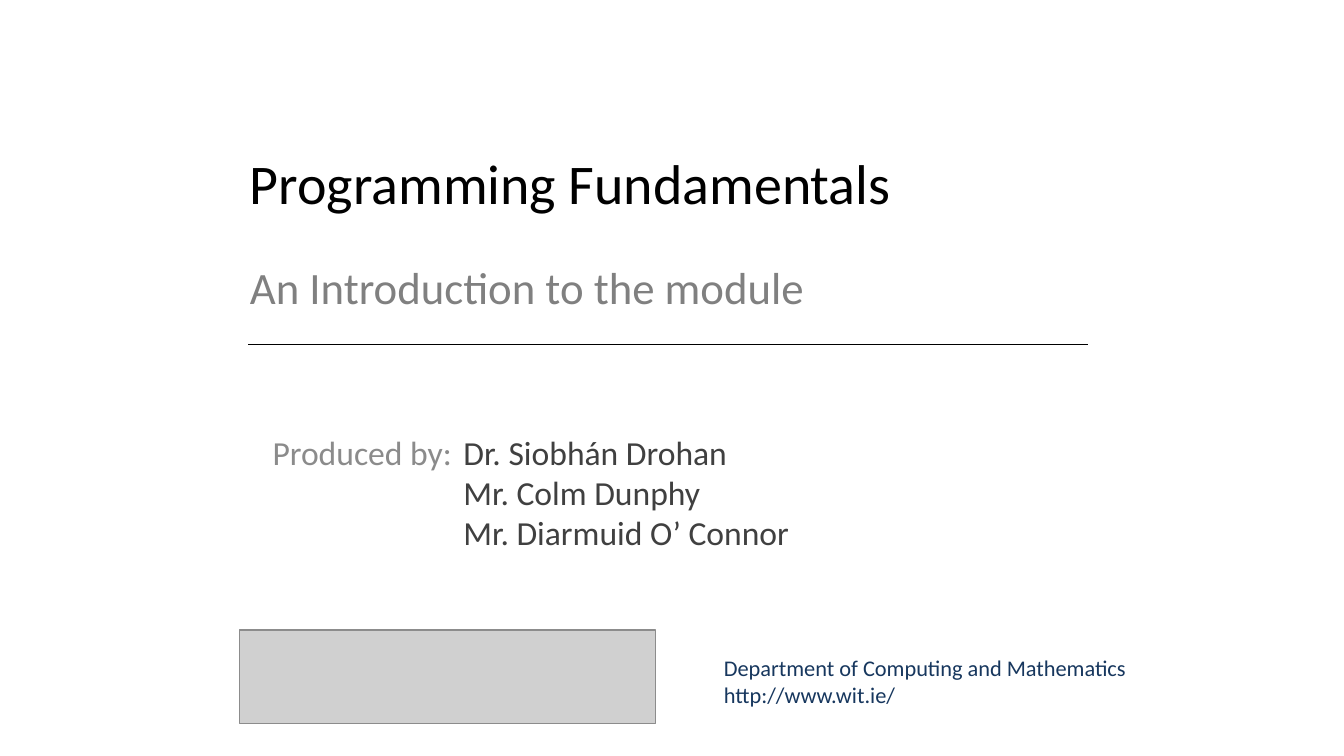
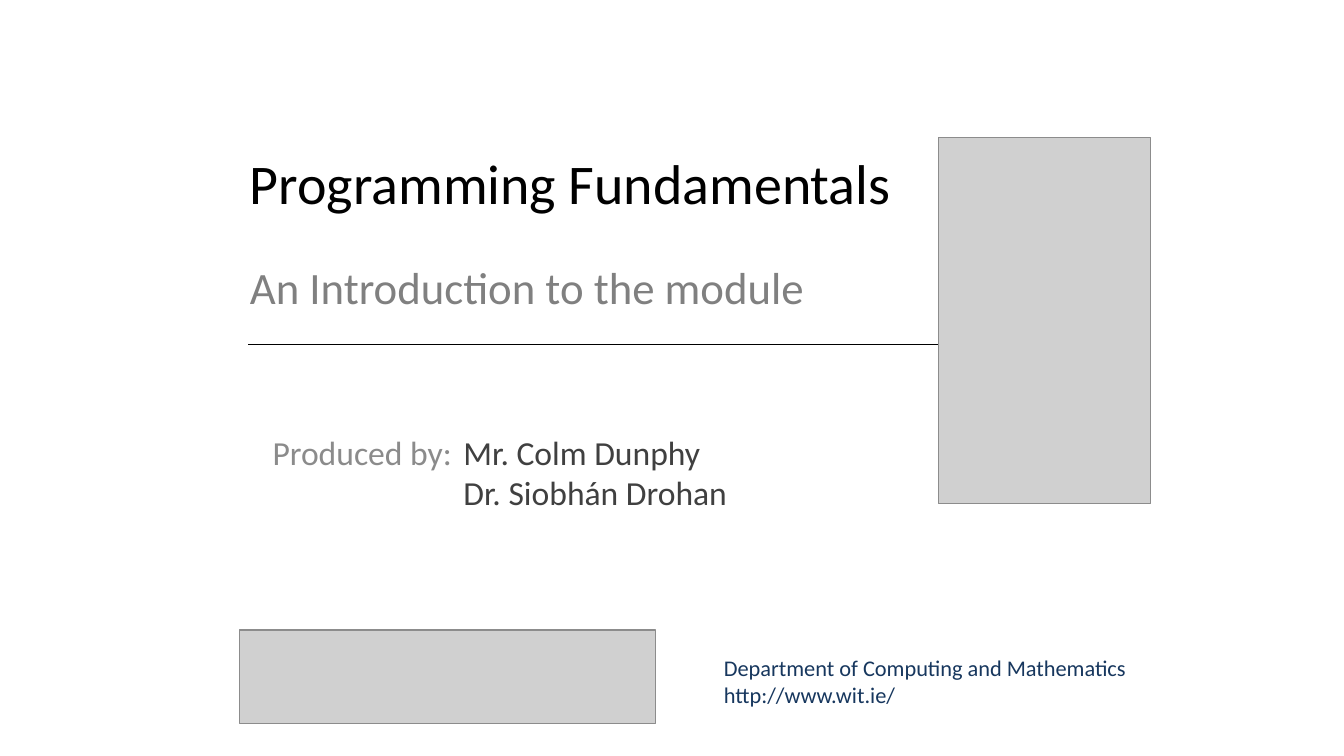
Before and after one commit to wit-hdip-comp-sci-2019/wit-hdip-comp-sci-2019.github.io, a slide deck: slide 1 of g1-induction/unit-1-semester-1/talk-3-programming/a-intro-to-programming.pptx. Drawn at 1344x756 pixels with LibreOffice and Linux fonts; fonts in the diff are those of the drawing; grey boxes stand for pictures. Boxes give left, top, right and bottom in pixels: in the first picture for what was removed or moved away, otherwise in the second. Text is boxed around its words. In the diff, an @@ line names an element or a change of style, - is before the commit and + after.

```diff
--- a/g1-induction/unit-1-semester-1/talk-3-programming/a-intro-to-programming.pptx
+++ b/g1-induction/unit-1-semester-1/talk-3-programming/a-intro-to-programming.pptx
@@ picture added at [939, 137, 1151, 504] @@
@@ text at [463, 441, 700, 471]: paragraph added @@
+Mr. Colm Dunphy
@@ text at [463, 481, 789, 546]: paragraphs removed @@
-Mr. Colm Dunphy
-Mr. Diarmuid O’ Connor
```
Also in this commit, not shown: 10 other slides changed, 8 slides added, 3 slides removed, 11 other files.
